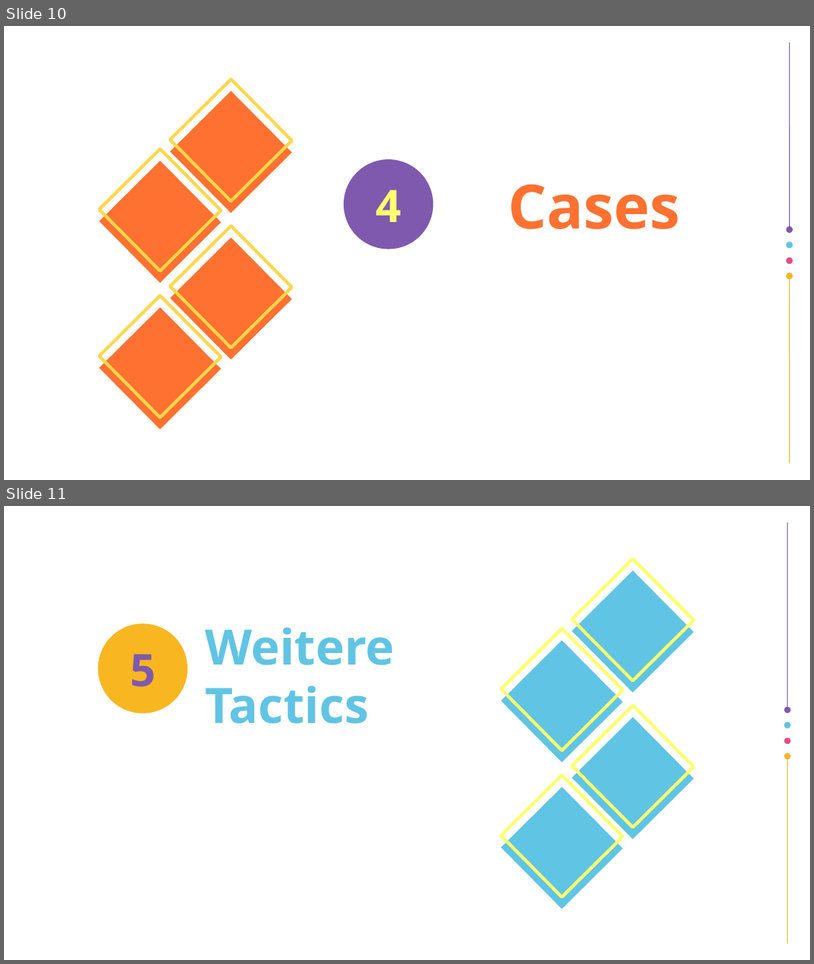
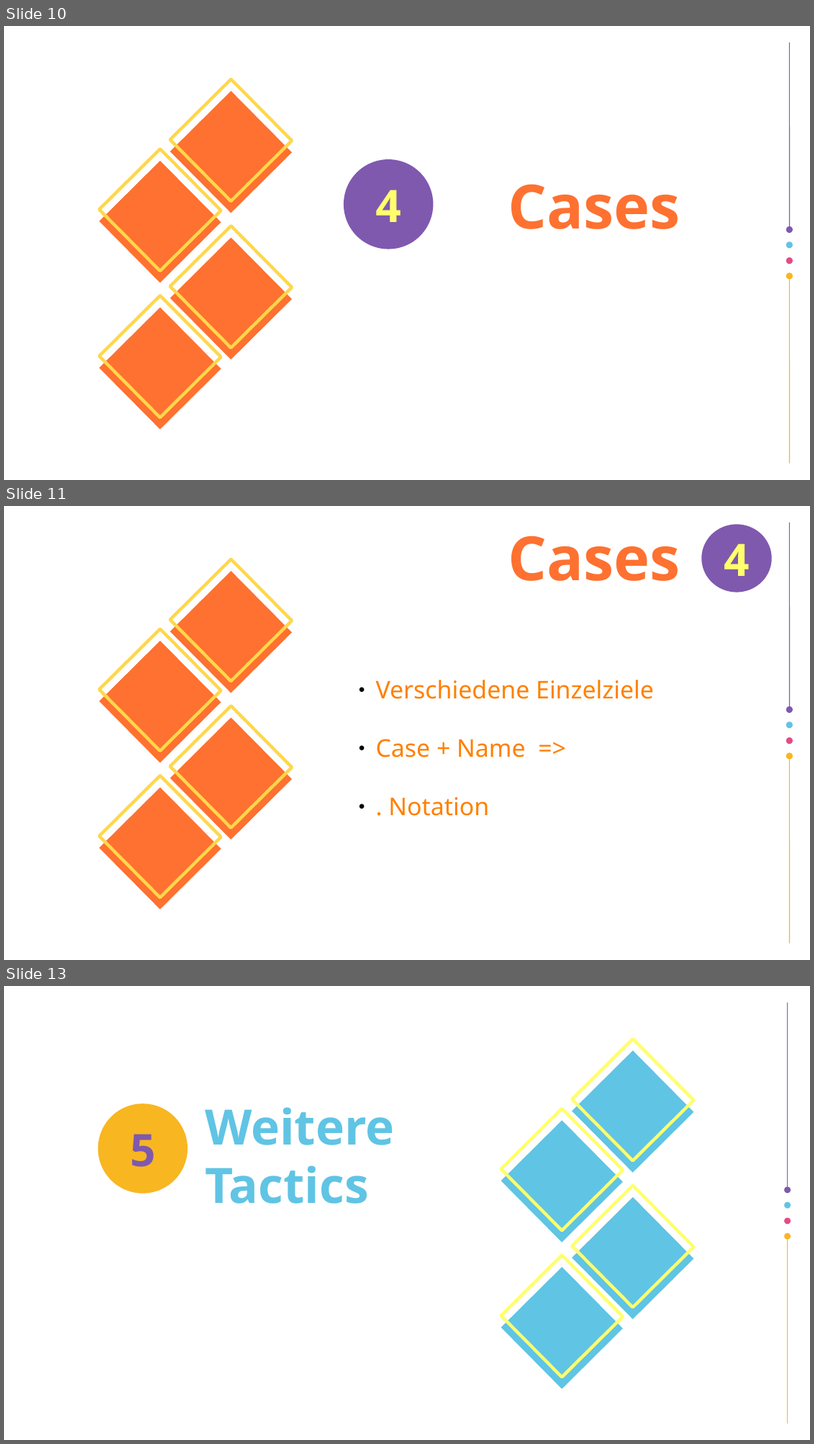
Before and after one commit to airberlin1/ProseminarBeweisassistenten, a slide deck: presentation.odp. Shown one above the other, each under a label of ours: slides 10 and 11 before the commit, slides 10, 11 and 13 after it; the slides between them are not shown. The pictures are 814x964 and 814x1444 pixels, drawn with LibreOffice and Linux fonts; fonts in the diff are those of the drawing; background and template pictures are left out. Boxes give left, top, right and bottom in pixels: in the first picture for what was removed or moved away, otherwise in the second. Text is boxed around its words. In the diff, an @@ line names an element or a change of style, - is before the commit and + after.

Commit message:
Cases nearly done

```diff
--- a/presentation.odp
+++ b/presentation.odp
@@ slide 11 added at <box>4,506,810,960</box>, background #FFFFFF; not listed: 14 template elements that a slide beside it also shows @@
@@ freeform shape added at <box>702,524,772,592</box>, fill #7F59AE, 44 pt, text #FFFF6D, bold @@
+4
@@ title added at <box>509,536,681,581</box>, 60 pt, text #FE7130, bold @@
+Cases
@@ text added at <box>376,680,654,816</box>, 24 pt, text #FF8000 @@
+● Verschiedene Einzelziele
+● Case + Name =>
+● . Notation
@@ what was slide 11 is now slide 13 @@
```
Also in this commit, not shown: 1 slide changed, 1 other slide added, 2 other files.
